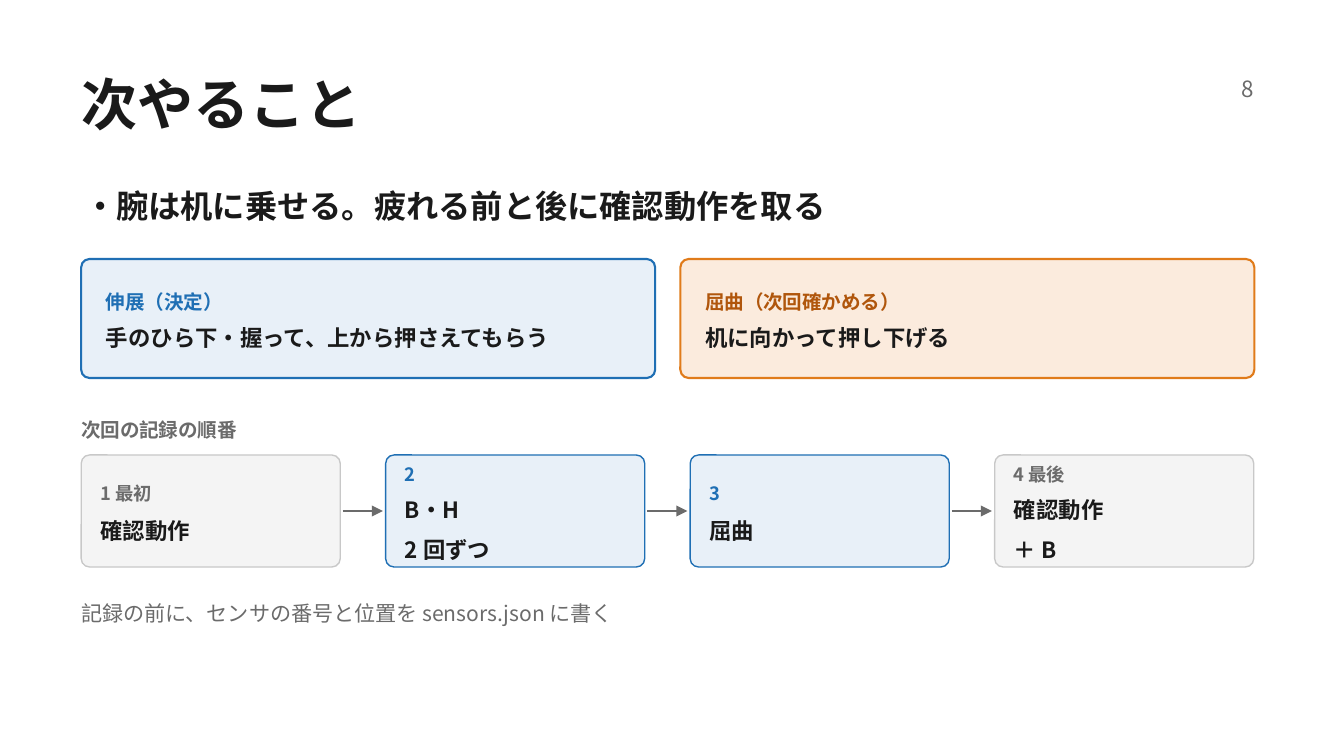
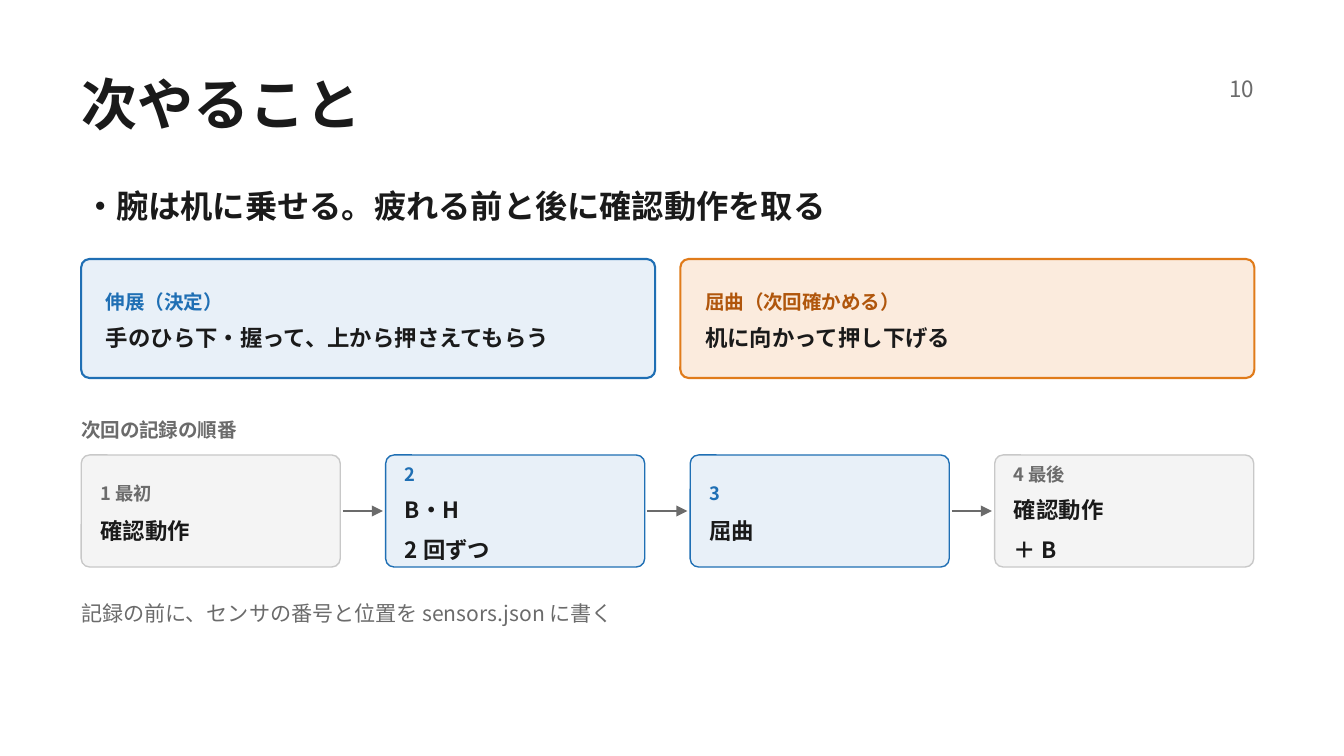
Before and after one commit to t-kume-dev/research2026, a slide deck: slide 11 of docs/progress/slides/2026-10-08.pptx (slide 9 before the commit). Drawn at 1344x756 pixels with LibreOffice and Linux fonts; fonts in the diff are those of the drawing. Boxes give left, top, right and bottom in pixels: in the first picture for what was removed or moved away, otherwise in the second. Text is boxed around its words. In the diff, an @@ line names an element or a change of style, - is before the commit and + after.

```diff
--- a/docs/progress/slides/2026-10-08.pptx
+++ b/docs/progress/slides/2026-10-08.pptx
@@ text at [1230, 80, 1255, 97]: text changed @@
-8
+10
```
Also in this commit, not shown: 5 other slides changed, 2 slides added, 1 other file.
